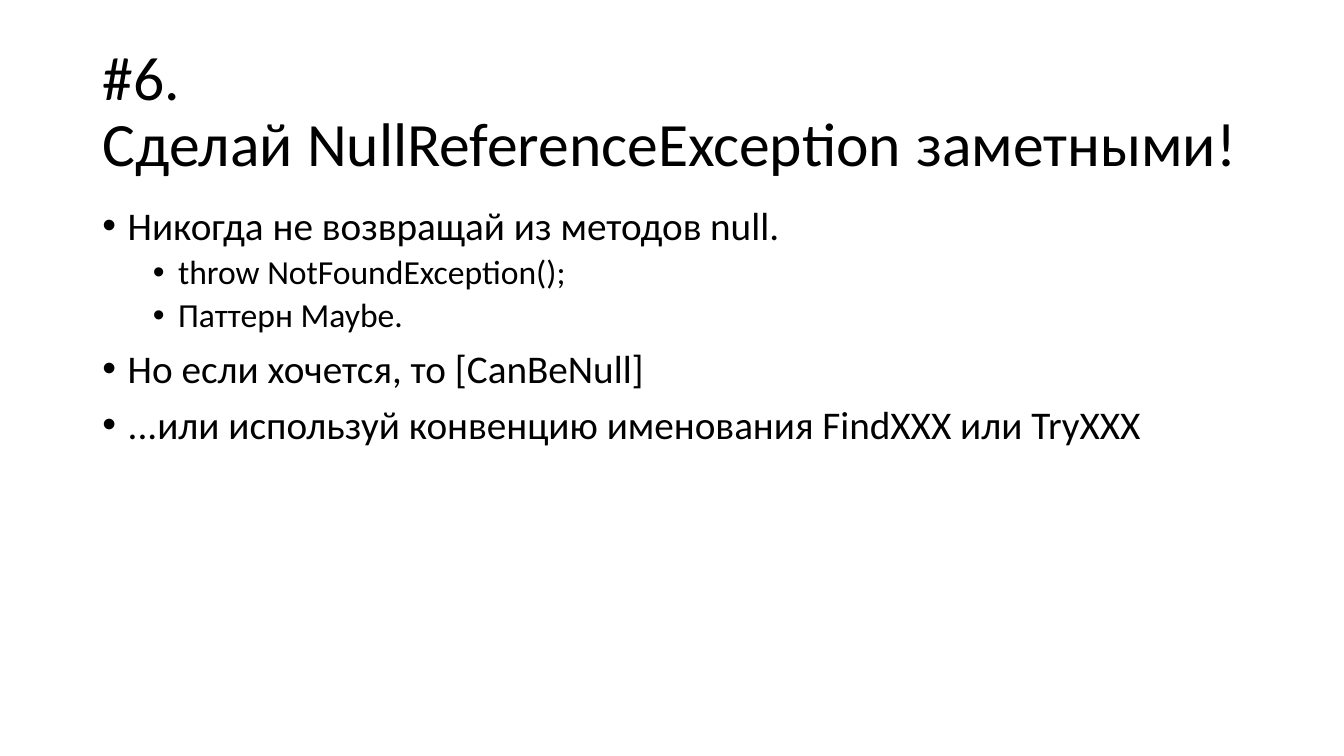
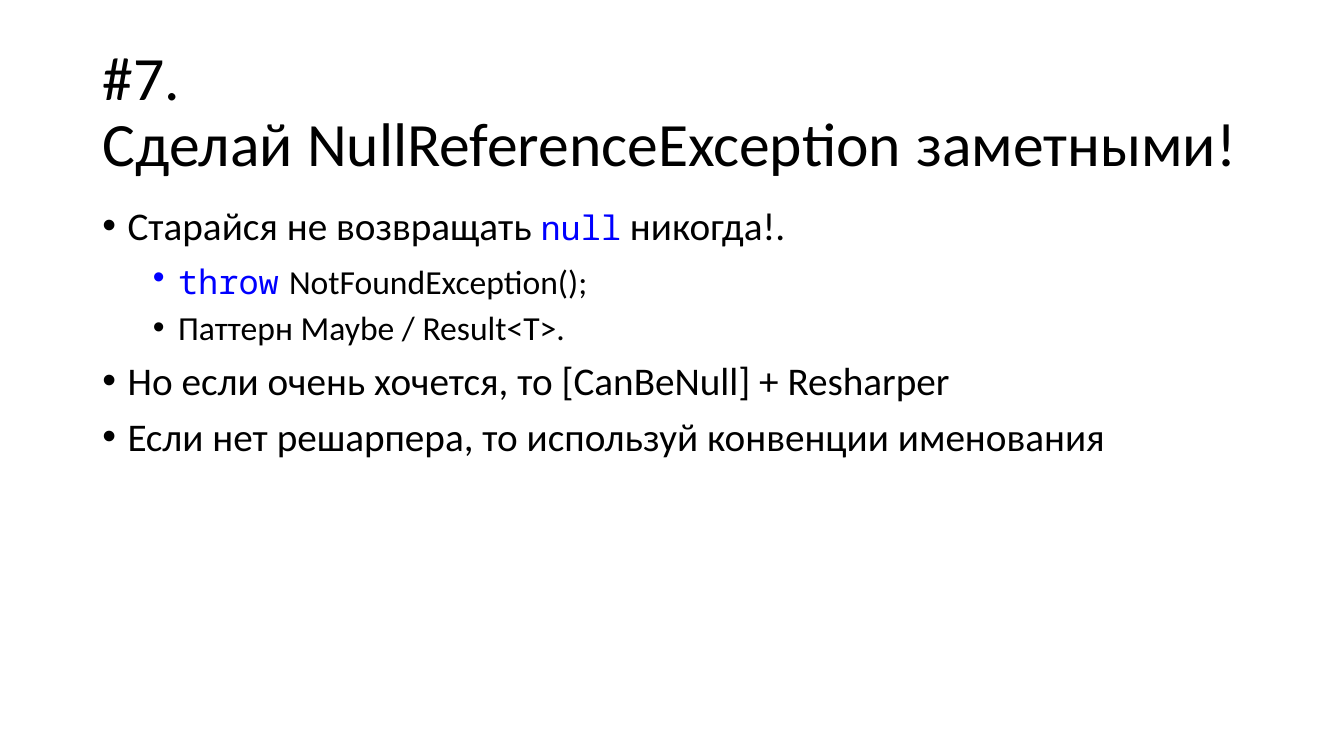
Before and after one commit to kontur-courses/exceptions, a slide deck: slide 14 of exceptions.pptx (slide 12 before the commit). Drawn at 1344x756 pixels with LibreOffice and Linux fonts; fonts in the diff are those of the drawing. Boxes give left, top, right and bottom in pixels: in the first picture for what was removed or moved away, otherwise in the second. Text is boxed around its words. In the diff, an @@ line names an element or a change of style, - is before the commit and + after.

```diff
--- a/exceptions.pptx
+++ b/exceptions.pptx
@@ title at bbox=[102, 58, 1236, 176]: text changed @@
-#6.
-Сделай NullReferenceException заметными!
+#7.
+Сделай NullReferenceException заметными!
@@ text at bbox=[128, 213, 785, 247]: text changed @@
-• Никогда не возвращай из методов null.
+• Старайся не возвращать null никогда!.
@@ text at bbox=[178, 268, 587, 300]: font Calibri to Noto Sans Mono, text colour #000000 to #0000FF, highlight none to #FFFFFF in "throw" @@
@@ text at bbox=[128, 316, 1105, 458]: text changed @@
-  • Паттерн Maybe.
-• Но если хочется, то [CanBeNull]
-• ...или используй конвенцию именования FindXXX или TryXXX
+  • Паттерн Maybe / Result<T>.
+• Но если очень хочется, то [CanBeNull] + Resharper
+• Если нет решарпера, то используй конвенции именования
```
Also in this commit, not shown: 5 other slides changed, 5 slides added, 2 slides removed, 6 other files.
